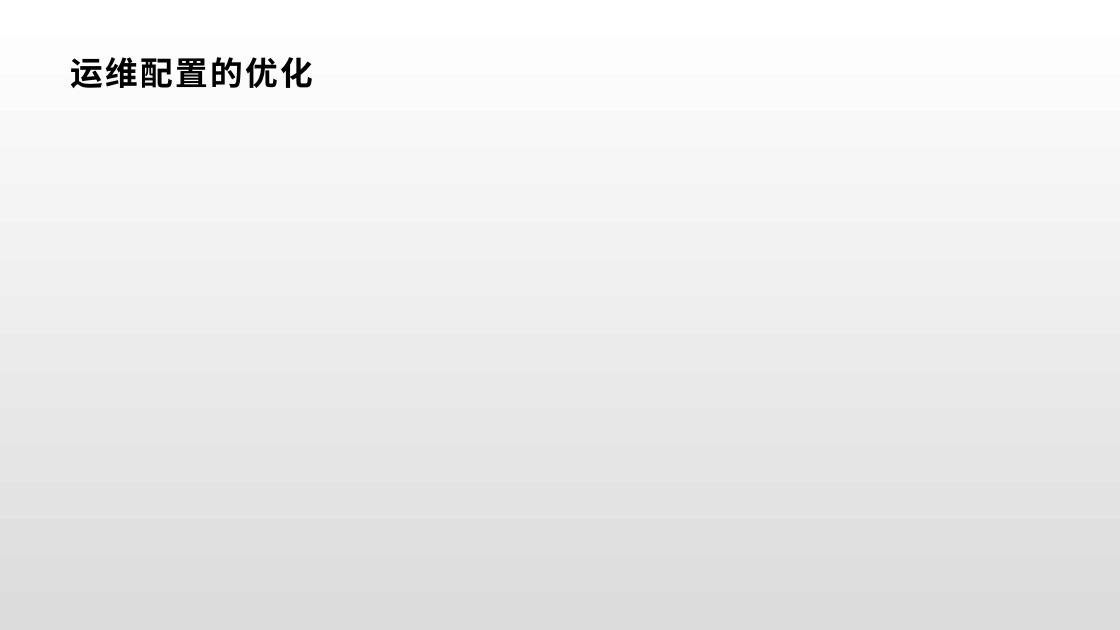
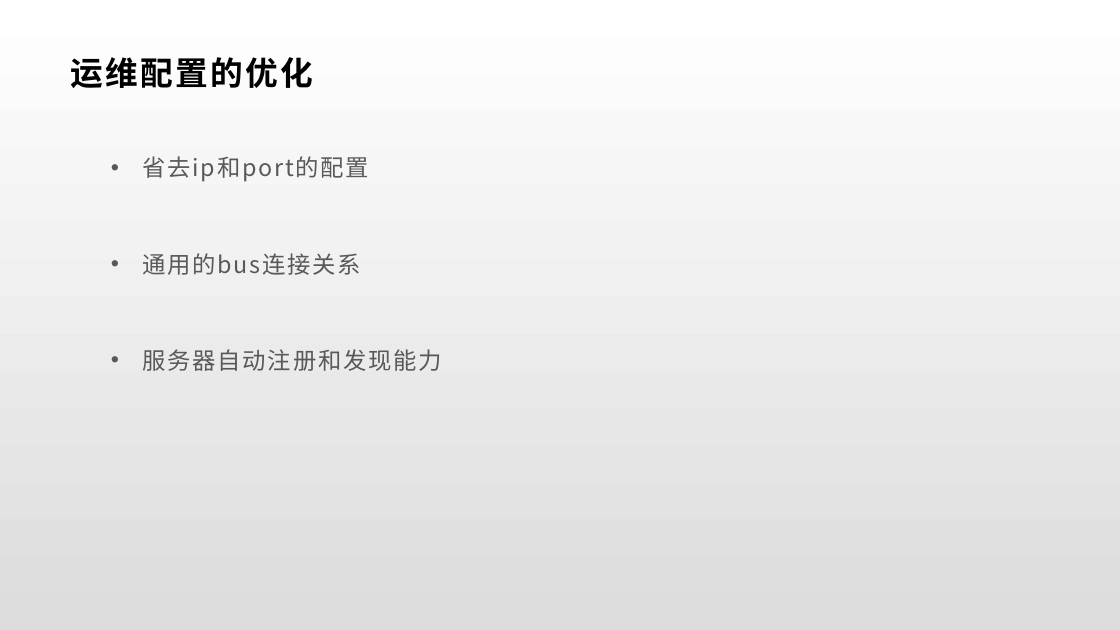
Before and after one commit to lori227/KFrame, a slide deck: slide 31 of _doc/KFrame.pptx. Drawn at 1120x630 pixels with LibreOffice and Linux fonts; fonts in the diff are those of the drawing. Boxes give left, top, right and bottom in pixels: in the first picture for what was removed or moved away, otherwise in the second. Text is boxed around its words. In the diff, an @@ line names an element or a change of style, - is before the commit and + after.

```diff
--- a/_doc/KFrame.pptx
+++ b/_doc/KFrame.pptx
@@ text added at (x1=142, y1=156, x2=442, y2=371), 20 pt, text #595959 @@
+  • 省去ip和port的配置
+  • 通用的bus连接关系
+  • 服务器自动注册和发现能力
```
Also in this commit, not shown: 4 other slides changed, 30 other files.
